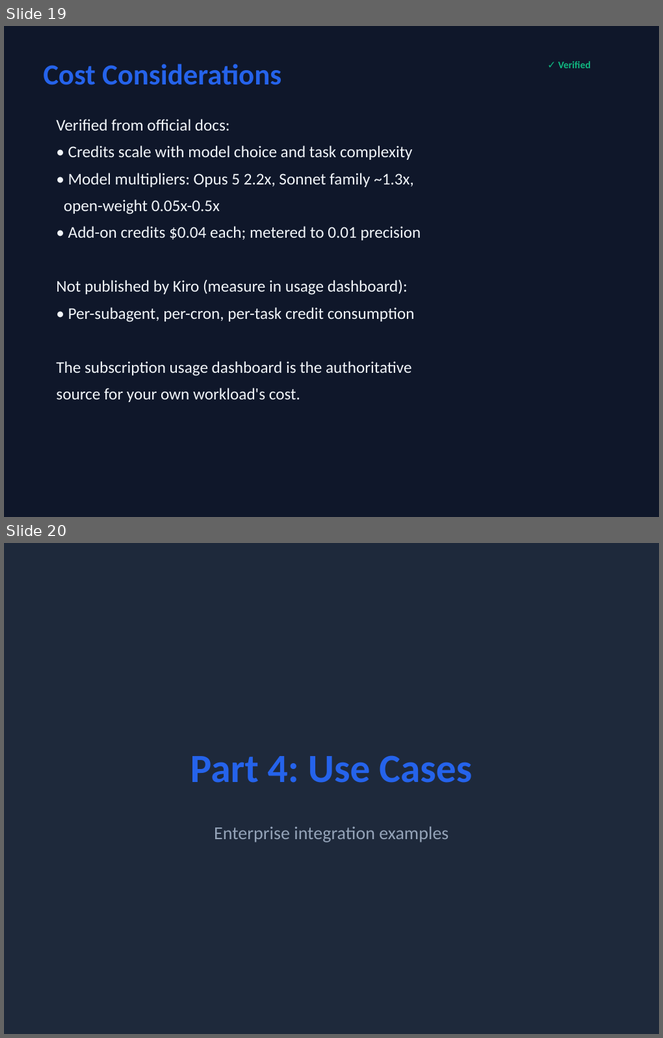
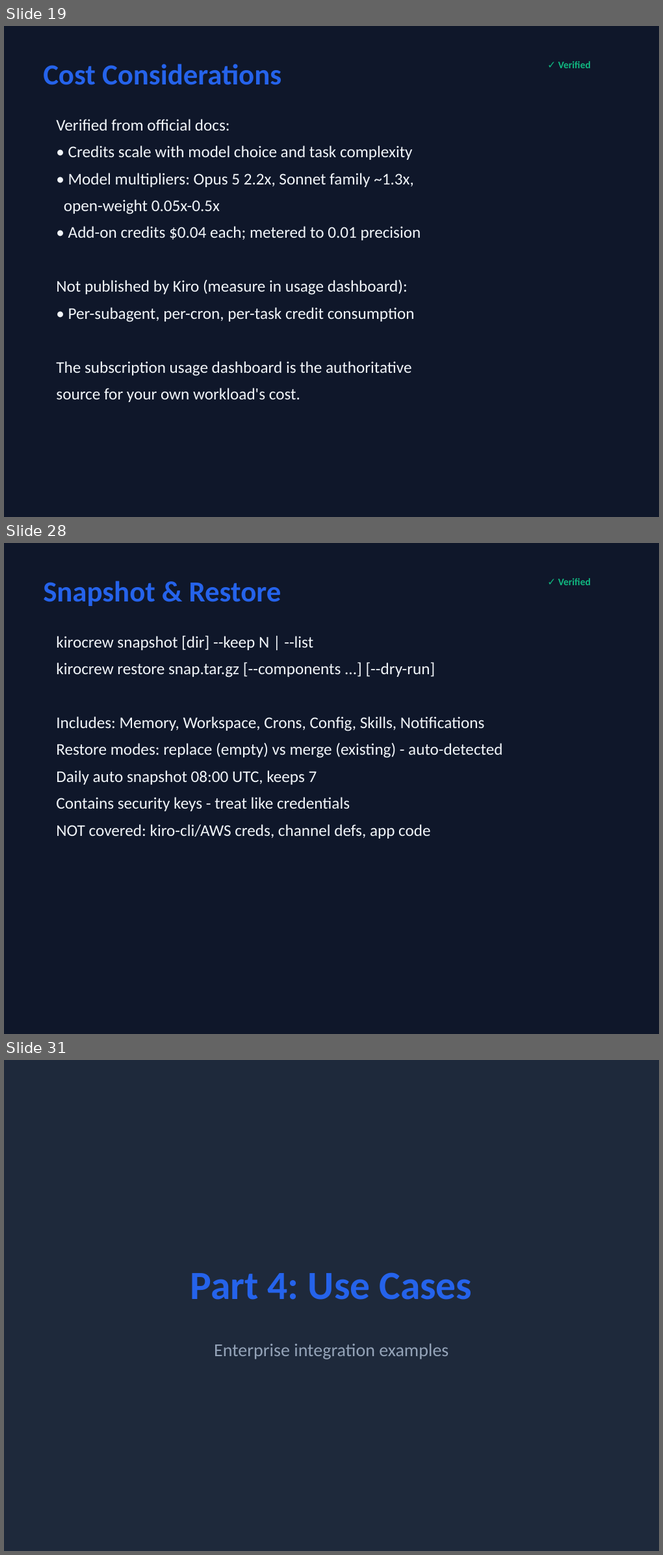
Before and after one commit to timwukp/Kiro-Crew-Training, a slide deck: kiro-crew-training.pptx. Shown one above the other, each under a label of ours: slides 19 and 20 before the commit, slides 19, 28 and 31 after it; the slides between them are not shown. The pictures are 663x1038 and 663x1555 pixels, drawn with LibreOffice and Linux fonts; fonts in the diff are those of the drawing. Boxes give left, top, right and bottom in pixels: in the first picture for what was removed or moved away, otherwise in the second. Text is boxed around its words. In the diff, an @@ line names an element or a change of style, - is before the commit and + after.

Commit message:
Add 10 advanced/enterprise sections (Security, Running 24/7, Interfaces, Chat, Capabilities, Configuration, Multi-instance, Snapshot, Apps, Troubleshooting) for full docs/crew coverage; pptx 29->40 slides

```diff
--- a/kiro-crew-training.pptx
+++ b/kiro-crew-training.pptx
@@ slide 28 added at (x1=4, y1=543, x2=659, y2=1034), background #0F172A @@
@@ text added at (x1=43, y1=581, x2=282, y2=606), 32 pt, text #2563EB, bold @@
+Snapshot & Restore
@@ text added at (x1=558, y1=578, x2=591, y2=585), 11 pt, text #10B981, bold @@
+✓ Verified
@@ text added at (x1=56, y1=635, x2=503, y2=839), 18 pt, text #F1F5F9 @@
+kirocrew snapshot [dir] --keep N | --list
+kirocrew restore snap.tar.gz [--components ...] [--dry-run]
+Includes: Memory, Workspace, Crons, Config, Skills, Notifications
+Restore modes: replace (empty) vs merge (existing) - auto-detected
+Daily auto snapshot 08:00 UTC, keeps 7
+Contains security keys - treat like credentials
+NOT covered: kiro-cli/AWS creds, channel defs, app code
@@ what was slide 20 is now slide 31 @@
```
Also in this commit, not shown: 10 other slides added, 2 other files.
